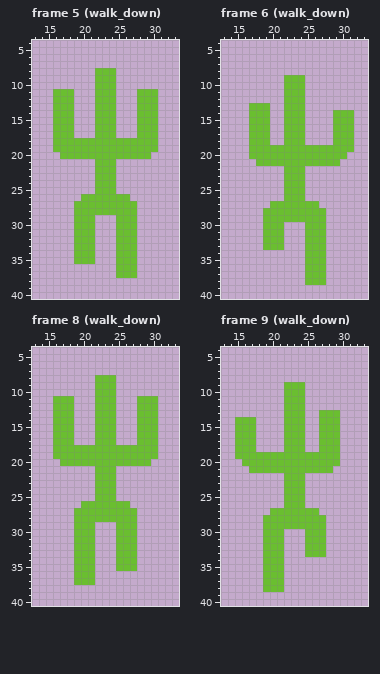
Pixel-art file: assets/saguaro/saguaro.aseprite. This is how it looked before the edit.
48x48 pixels, 28 frames. Shown: frame 5 (walk_down): x 13..33, y 4..40; frame 6 (walk_down): x 13..33, y 4..40; frame 8 (walk_down): x 13..33, y 4..40; frame 9 (walk_down): x 13..33, y 4..40. The commit also changed other frames, which this record leaves out.
The same view after the edit:
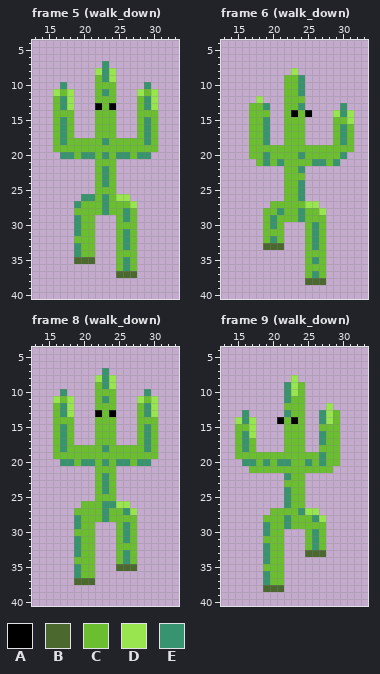
Palette (. is transparent): A #000000  B #4b692f  C #6abe30  D #99e550  E #37946e
Edits made:
layer "stripes" added
layer "highlight" added
layer "eyes" added
--- frame 5 (walk_down), layers "eyes", "highlight", "stripes"
@@ x 13..33 @@
  6 .....................
- 7 .....................
- 8 .........CCC.........
- 9 .........CCC.........
-10 .........CCC.........
-11 ...CCC...CCC...CCC...
-12 ...CCC...CCC...CCC...
-13 ...CCC...CCC...CCC...
+ 7 ..........E..........
+ 8 .........DED.........
+ 9 .........CED.........
+10 ....E....CCC....E....
+11 ...DCD...CEC...DCD...
+12 ...CED...CCC...CED...
+13 ...CED...ACA...CED...
 14 ...CCC...CCC...CCC...
-15 ...CCC...CCC...CCC...
-16 ...CCC...CCC...CCC...
-17 ...CCC...CCC...CCC...
-18 ...CCCCCCCCCCCCCCC...
+15 ...CEC...CCC...CEC...
+16 ...CEC...CCC...CEC...
+17 ...CEC...CCC...CEC...
+18 ...CECCCCCECCCCCEC...
 19 ...CCCCCCCCCCCCCCC...
-20 ....CCCCCCCCCCCCC....
+20 ....EECEECECEECEE....
 21 .........CCC.........
-22 .........CCC.........
-23 .........CCC.........
-24 .........CCC.........
+22 .........CEC.........
+23 .........CEC.........
+24 .........CEC.........
 25 .........CCC.........
-26 .......CCCCCCC.......
-27 ......CCCCCCCCC......
-28 ......CCCCCCCCC......
-29 ......CCC...CCC......
-30 ......CCC...CCC......
-31 ......CCC...CCC......
-32 ......CCC...CCC......
-33 ......CCC...CCC......
-34 ......CCC...CCC......
-35 ......CCC...CCC......
-36 ............CCC......
-37 ............CCC......
+26 .......EECECDD.......
+27 ......ECCCECCCD......
+28 ......CCCCECCEC......
+29 ......ECC...CEC......
+30 ......ECC...CCC......
+31 ......ECC...CEC......
+32 ......CCC...CEC......
+33 ......ECC...CEC......
+34 ......ECC...CCC......
+35 ......BBB...CEC......
+36 ............CEC......
+37 ............BBB......
 38 .....................
--- frame 6 (walk_down), layers "eyes", "highlight", "stripes"
@@ x 13..33 @@
  7 .....................
- 8 .....................
- 9 .........CCC.........
-10 .........CCC.........
-11 .........CCC.........
-12 .........CCC.........
-13 ....CCC..CCC.........
-14 ....CCC..CCC....CCC..
-15 ....CCC..CCC....CCC..
-16 ....CCC..CCC....CCC..
-17 ....CCC..CCC....CCC..
-18 ....CCC..CCC....CCC..
+ 8 ..........D..........
+ 9 .........CCE.........
+10 .........CCE.........
+11 .........CCE.........
+12 .....D...CCC.........
+13 ....CCE..CCE.....E...
+14 ....CCC..CACA...DED..
+15 ....CCE..CCC....CCD..
+16 ....CCE..CCC....CEC..
+17 ....CCE..CCC....CEC..
+18 ....CCE..CCC....CEC..
 19 ....CCCCCCCCCCCCCCC..
-20 ....CCCCCCCCCCCCCC...
-21 .....CCCCCCCCCCCC....
-22 .........CCC.........
+20 ....CCECCCCECCCCCE...
+21 .....CECECCCCEECE....
+22 .........CCE.........
 23 .........CCC.........
-24 .........CCC.........
-25 .........CCC.........
-26 .........CCC.........
-27 .......CCCCCCC.......
-28 ......CCCCCCCCC......
-29 ......CCCCCCCCC......
-30 ......CCC...CCC......
-31 ......CCC...CCC......
-32 ......CCC...CCC......
-33 ......CCC...CCC......
+24 .........CCE.........
+25 .........CCE.........
+26 .........CCE.........
+27 .......CCCCCDD.......
+28 ......CCECCECCD......
+29 ......CECCCECCC......
+30 ......CEC...CEC......
+31 ......CCC...CEC......
+32 ......CEC...CEC......
+33 ......BBB...CEC......
 34 ............CCC......
-35 ............CCC......
+35 ............CEC......
 36 ............CCC......
-37 ............CCC......
-38 ............CCC......
+37 ............CEC......
+38 ............BBB......
 39 .....................
--- frame 8 (walk_down), layers "eyes", "highlight", "stripes"
@@ x 13..33 @@
  6 .....................
- 7 .....................
- 8 .........CCC.........
- 9 .........CCC.........
-10 .........CCC.........
-11 ...CCC...CCC...CCC...
-12 ...CCC...CCC...CCC...
-13 ...CCC...CCC...CCC...
+ 7 ..........E..........
+ 8 .........DED.........
+ 9 .........CED.........
+10 ....E....CCC....E....
+11 ...DCD...CEC...DCD...
+12 ...CED...CCC...CED...
+13 ...CED...ACA...CED...
 14 ...CCC...CCC...CCC...
-15 ...CCC...CCC...CCC...
-16 ...CCC...CCC...CCC...
-17 ...CCC...CCC...CCC...
-18 ...CCCCCCCCCCCCCCC...
+15 ...CEC...CCC...CEC...
+16 ...CEC...CCC...CEC...
+17 ...CEC...CCC...CEC...
+18 ...CECCCCCECCCCCEC...
 19 ...CCCCCCCCCCCCCCC...
-20 ....CCCCCCCCCCCCC....
+20 ....EECEECECEECEE....
 21 .........CCC.........
-22 .........CCC.........
-23 .........CCC.........
-24 .........CCC.........
+22 .........CEC.........
+23 .........CEC.........
+24 .........CEC.........
 25 .........CCC.........
-26 .......CCCCCCC.......
-27 ......CCCCCCCCC......
-28 ......CCCCCCCCC......
-29 ......CCC...CCC......
-30 ......CCC...CCC......
-31 ......CCC...CCC......
-32 ......CCC...CCC......
-33 ......CCC...CCC......
-34 ......CCC...CCC......
-35 ......CCC...CCC......
-36 ......CCC............
-37 ......CCC............
+26 .......CCCEEDD.......
+27 ......CCCCECCED......
+28 ......ECCCECCCC......
+29 ......ECC...CEC......
+30 ......CCC...CEC......
+31 ......ECC...CEC......
+32 ......ECC...CCC......
+33 ......ECC...CEC......
+34 ......CCC...CEC......
+35 ......ECC...BBB......
+36 ......ECC............
+37 ......BBB............
 38 .....................
--- frame 9 (walk_down), layers "eyes", "highlight", "stripes"
@@ x 13..33 @@
  7 .....................
- 8 .....................
- 9 .........CCC.........
-10 .........CCC.........
-11 .........CCC.........
-12 .........CCC.........
-13 .........CCC..CCC....
-14 ..CCC....CCC..CCC....
-15 ..CCC....CCC..CCC....
-16 ..CCC....CCC..CCC....
-17 ..CCC....CCC..CCC....
-18 ..CCC....CCC..CCC....
-19 ..CCCCCCCCCCCCCCC....
-20 ...CCCCCCCCCCCCCC....
+ 8 ..........D..........
+ 9 .........EDC.........
+10 .........EDC.........
+11 .........ECC.........
+12 .........CCC...D.....
+13 ...E.....ECC..EDC....
+14 ..DED...ACAC..EDC....
+15 ..CCD....CCC..CCC....
+16 ..CED....CCC..ECC....
+17 ..CEC....CCC..ECC....
+18 ..CEC....CCC..CCC....
+19 ..CCCCCCCCCCCCECC....
+20 ...EECECEECCECECC....
 21 ....CCCCCCCCCCCC.....
-22 .........CCC.........
+22 .........ECC.........
 23 .........CCC.........
-24 .........CCC.........
-25 .........CCC.........
-26 .........CCC.........
-27 .......CCCCCCC.......
-28 ......CCCCCCCCC......
-29 ......CCCCCCCCC......
-30 ......CCC...CCC......
-31 ......CCC...CCC......
-32 ......CCC...CCC......
-33 ......CCC...CCC......
-34 ......CCC............
+24 .........ECC.........
+25 .........ECC.........
+26 .........ECC.........
+27 .......CCCCEDD.......
+28 ......CCCECCCED......
+29 ......ECCECCCCC......
+30 ......ECC...CEC......
+31 ......CCC...CEC......
+32 ......ECC...CEC......
+33 ......ECC...BBB......
+34 ......ECC............
 35 ......CCC............
-36 ......CCC............
-37 ......CCC............
-38 ......CCC............
+36 ......ECC............
+37 ......ECC............
+38 ......BBB............
 39 .....................
Pixel boxes of the changes (left, top, right, bottom) in both pictures:
changed: (53, 61, 158, 278)
changed: (256, 68, 354, 285)
changed: (53, 368, 158, 585)
changed: (235, 375, 333, 592)
